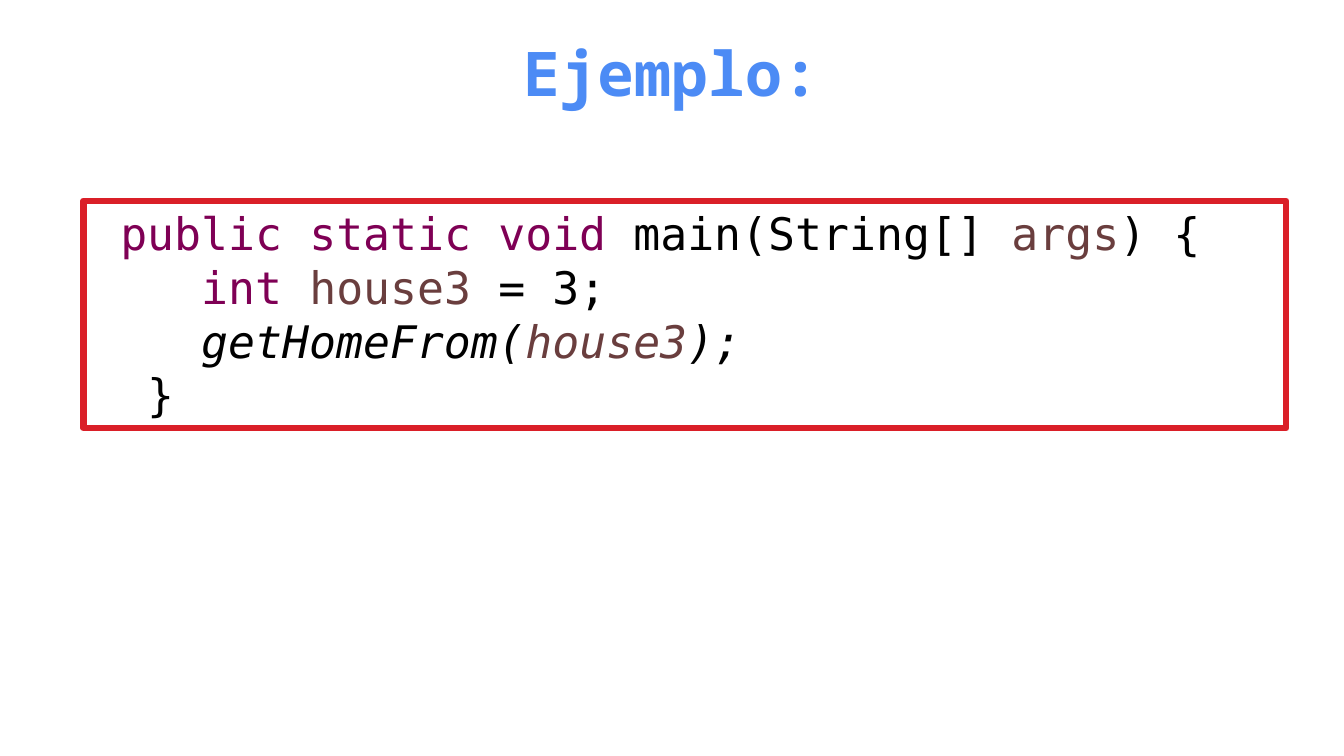
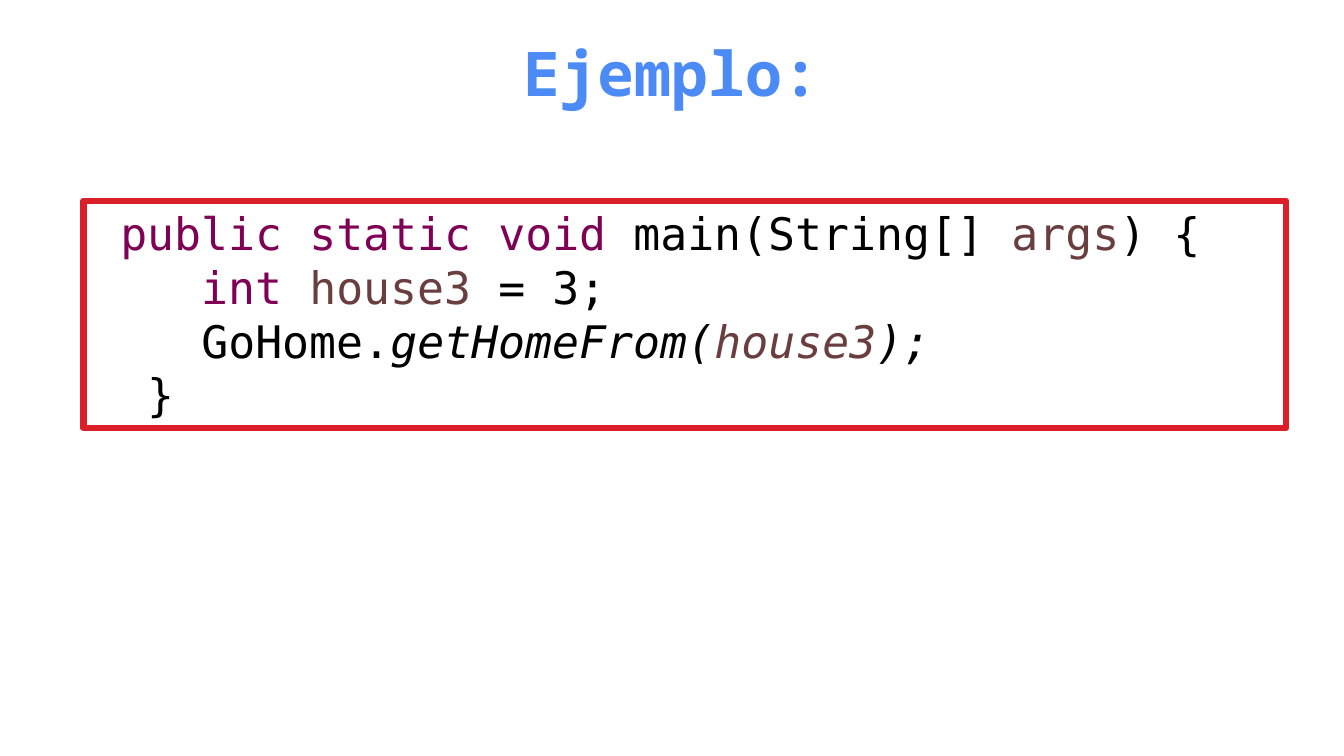
Before and after one commit to OMardil/INFO2, a slide deck: slide 11 of MOD08_Recursion/01 Presentacion/INFO2_MOD08-Recursion.pptx. Drawn at 1344x756 pixels with LibreOffice and Linux fonts; fonts in the diff are those of the drawing. Boxes give left, top, right and bottom in pixels: in the first picture for what was removed or moved away, otherwise in the second. Text is boxed around its words. In the diff, an @@ line names an element or a change of style, - is before the commit and + after.

```diff
--- a/MOD08_Recursion/01 Presentacion/INFO2_MOD08-Recursion.pptx
+++ b/MOD08_Recursion/01 Presentacion/INFO2_MOD08-Recursion.pptx
@@ text in rectangle at (x1=201, y1=324, x2=930, y2=368): text changed @@
-getHomeFrom(house3);
+GoHome.getHomeFrom(house3);
```
Also in this commit, not shown: 1 other slide changed, 45 other files.
